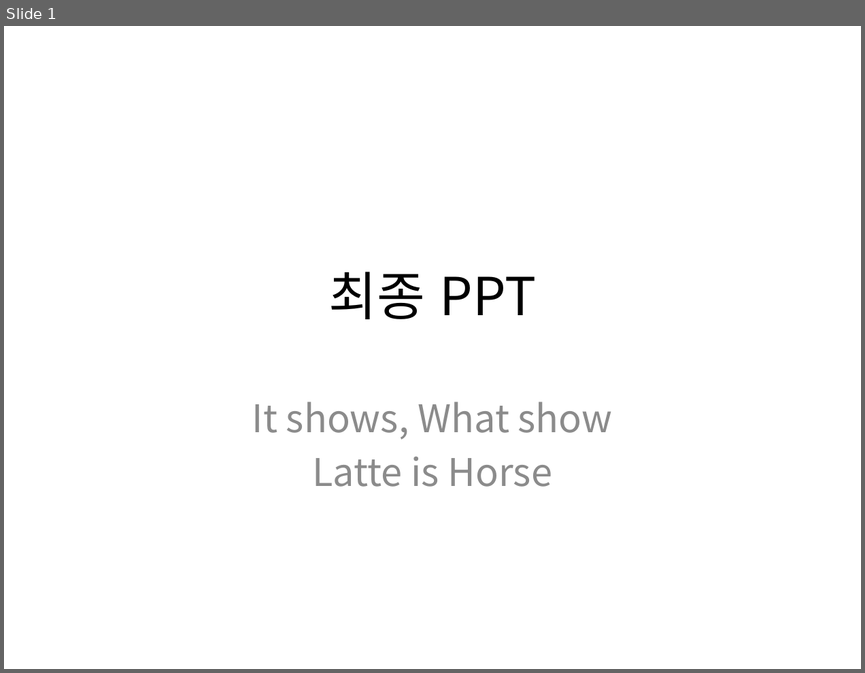
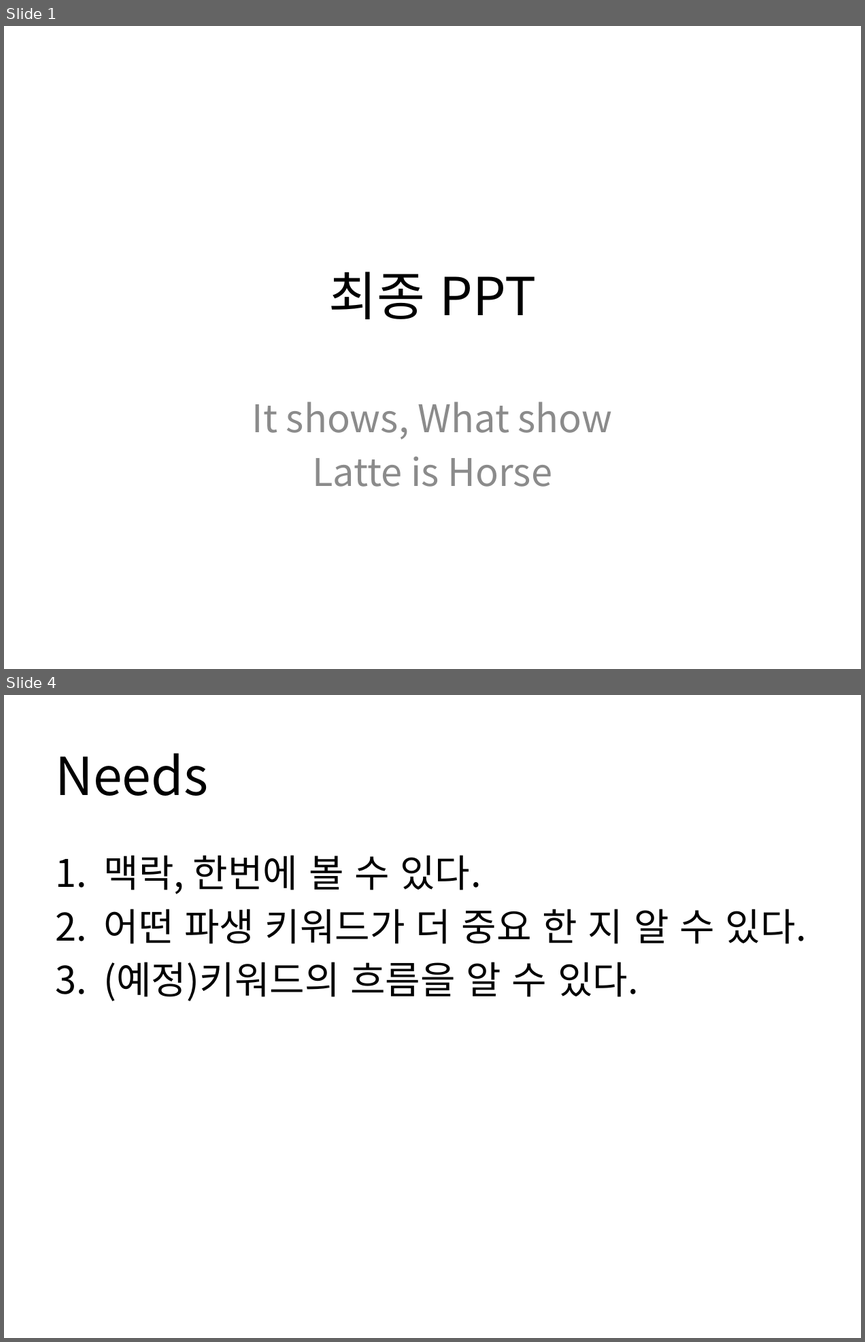
Before and after one commit to HaYongdae/issuewhatshow, a slide deck: doc/최종 PPT.pptx. Shown one above the other, each under a label of ours: slide 1 before the commit, slides 1 and 4 after it; the slides between them are not shown. The pictures are 865x673 and 865x1342 pixels, drawn with LibreOffice and Linux fonts; fonts in the diff are those of the drawing. Boxes give left, top, right and bottom in pixels: in the first picture for what was removed or moved away, otherwise in the second. Text is boxed around its words. In the diff, an @@ line names an element or a change of style, - is before the commit and + after.

```diff
--- a/doc/최종 PPT.pptx
+++ b/doc/최종 PPT.pptx
@@ slide 4 added at (x1=4, y1=695, x2=861, y2=1338), background #FFFFFF @@
@@ title added at (x1=56, y1=753, x2=209, y2=796), 44 pt, text #000000 @@
+Needs
@@ text added at (x1=103, y1=855, x2=806, y2=1001), 32 pt, text #000000 @@
+1. 맥락, 한번에 볼 수 있다.
+2. 어떤 파생 키워드가 더 중요 한 지 알 수 있다.
+3. (예정)키워드의 흐름을 알 수 있다.
```
Also in this commit, not shown: 10 other slides added.
